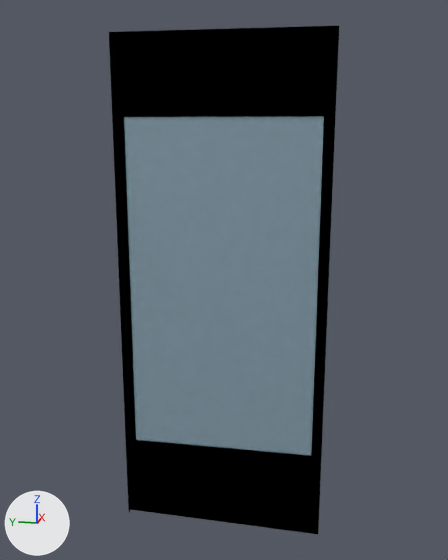
What one commit did to the glTF model static/glb/Porta02Aberta.glb.
One viewpoint serves both versions: a 50 mm camera at (-2.03, -1.64, 1.94) aimed at (0.72, -1.08, 1.26). The lights are fixed; the arrows at lower left show +X, +Y and +Z. Where no turn or scale is listed for an object, it has been applied to the vertices. Vertices at the same position are counted once.

In view in the first picture: 'aGeladeira01.001'.
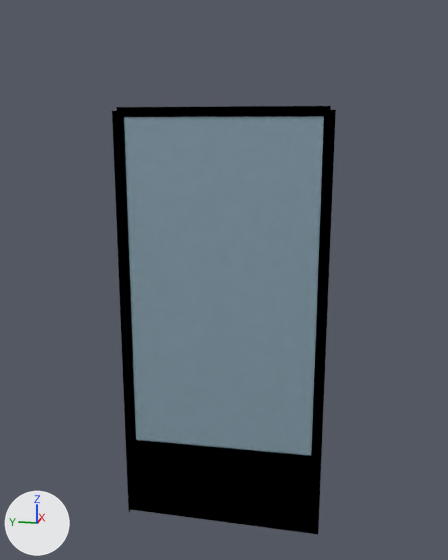
Commit message: Correção do modelo das portas das geladeiras

Changed parts and their boxes [x1, y1, x2, y2] in the pictures (448 x 560 px):
'aGeladeira01.001', reshaped (16% shorter)
    before: [109, 26, 339, 534]
    after: [112, 106, 336, 534]
part 1 of me_mesh_003, deleted
    before: [109, 26, 339, 111]

The change, as a diff of the scene's bpy script:
```diff
--- a/static/glb/Porta02Aberta.glb.py
+++ b/static/glb/Porta02Aberta.glb.py
@@ me_mesh_003 @@
 # used by ob_ageladeira01_001; location = (0.175, -1.1, 0.0)
-me_mesh_003.from_pydata(...)  # 210 vertices, 429 faces; spans x 0.48..0.57, y -0.47..0.51, z 0.0..2.34
+me_mesh_003.from_pydata(...)  # 100 vertices, 185 faces; spans x 0.48..0.53, y -0.47..0.51, z 0.0..2.03
+# me_mesh_003 part 1
+# 110 vertices are removed from x 0.48..0.57, y -0.47..0.51, z 2.05..2.34
+# 244 faces are deleted
 me_mesh_003.materials.append(mat_02___default_002)
-me_mesh_003.materials.append(mat_material__46_002)  # light grey #cacaca
 me_mesh_003.materials.append(mat_07___default_002)
-me_mesh_003.materials.append(mat_material__356_002)  # white #ffffff
```
